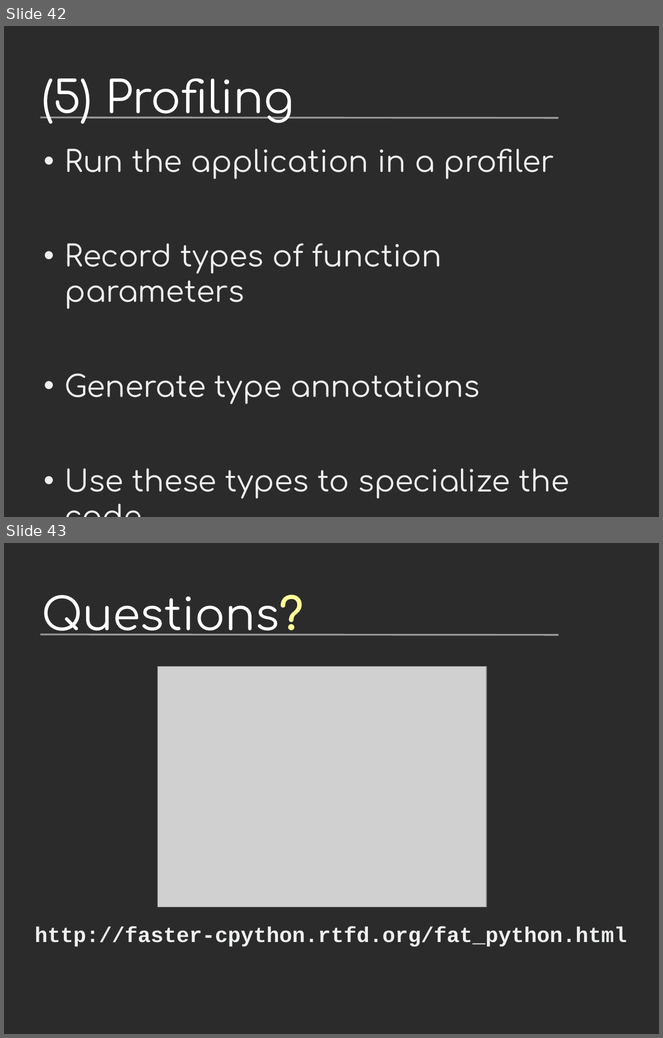
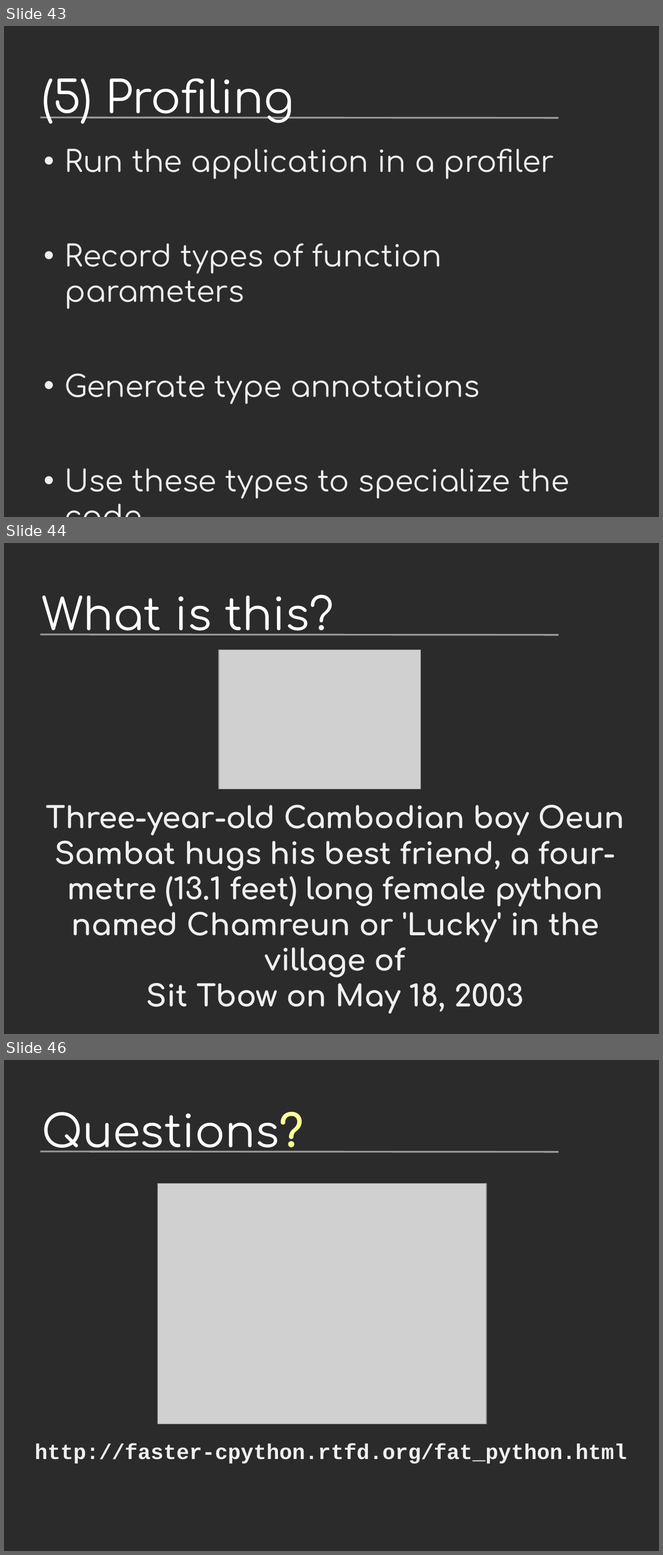
Before and after one commit to vstinner/talks, a slide deck: 2016-FOSDEM/fat_python.odp. Shown one above the other, each under a label of ours: slides 42 and 43 before the commit, slides 43, 44 and 46 after it; the slides between them are not shown. The pictures are 663x1038 and 663x1555 pixels, drawn with LibreOffice and Linux fonts; fonts in the diff are those of the drawing; grey boxes stand for pictures; background and template pictures are left out; a plain dark background stands for a picture behind light text. Boxes give left, top, right and bottom in pixels: in the first picture for what was removed or moved away, otherwise in the second. Text is boxed around its words. In the diff, an @@ line names an element or a change of style, - is before the commit and + after.

```diff
--- a/2016-FOSDEM/fat_python.odp
+++ b/2016-FOSDEM/fat_python.odp
@@ slide 44 added at <box>4,543,659,1034</box>, background picture (left out); not listed: 1 template element that a slide beside it also shows @@
@@ title added at <box>41,594,334,636</box>, 54 pt, text #FFFFFF @@
+What is this?
@@ picture added at <box>219,650,421,789</box> @@
@@ text added at <box>46,805,624,1014</box>, 36 pt, text #EEEFF0, bold @@
+Three-year-old Cambodian boy Oeun Sambat hugs his best friend, a four-metre (13.1 feet) long female python named Chamreun or 'Lucky' in the village of
+Sit Tbow on May 18, 2003
@@ what was slide 42 is now slide 43 @@
@@ what was slide 43 is now slide 46 @@
```
Also in this commit, not shown: 9 slides changed, 3 other slides added, 1 other file.
